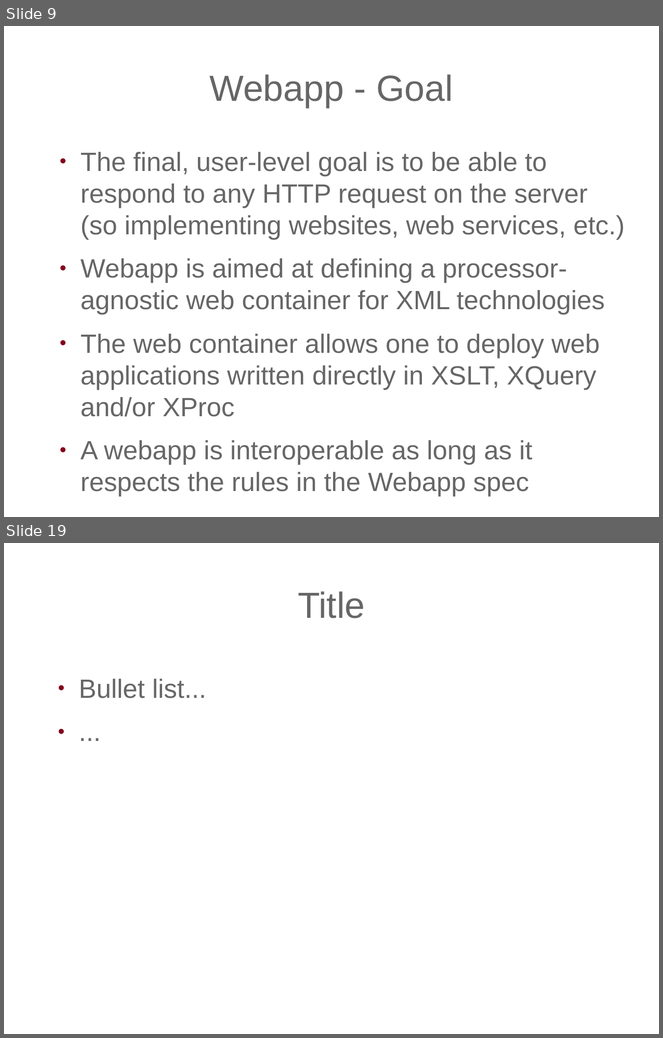
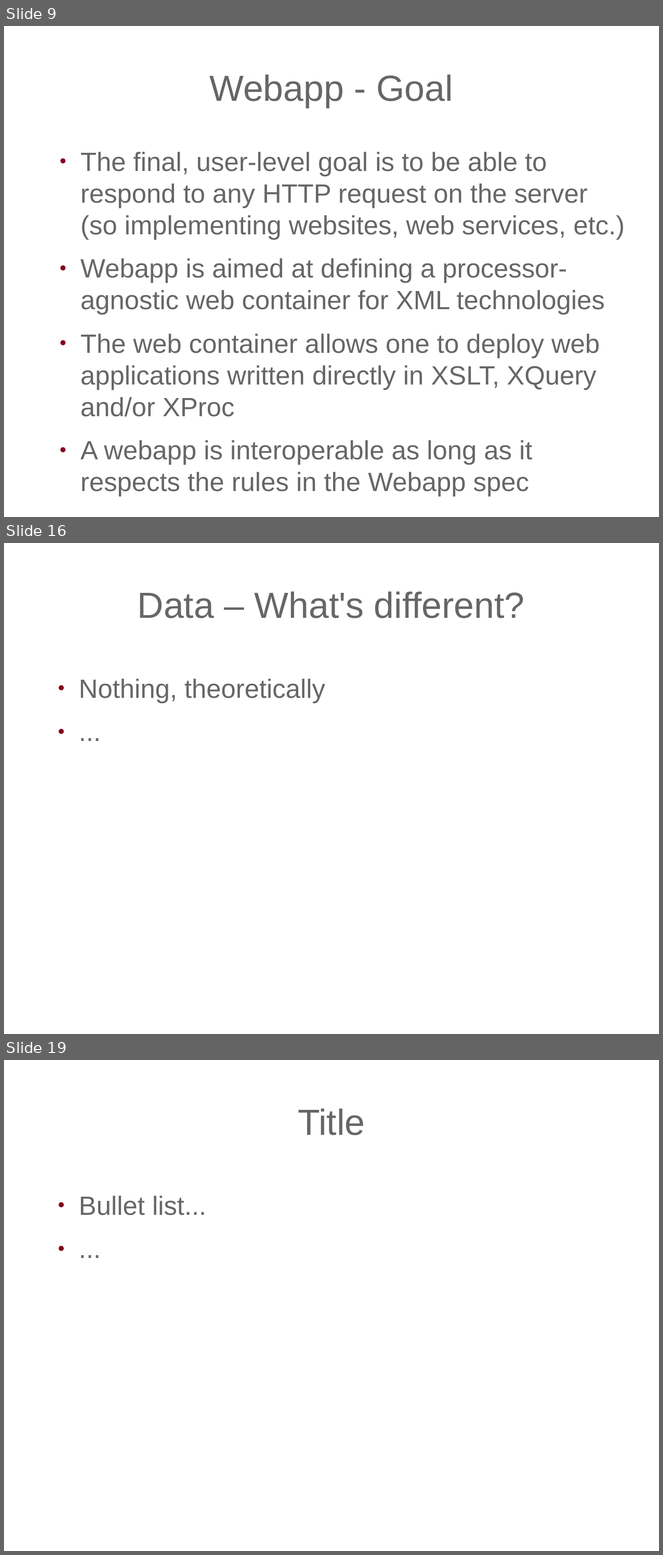
Before and after one commit to expath/expath-www, a slide deck: misc/2011-prague/presentation/fgeorges-servlex.odp. Shown one above the other, each under a label of ours: slides 9 and 19 before the commit, slides 9, 16 and 19 after it; the slides between them are not shown. The pictures are 663x1038 and 663x1555 pixels, drawn with LibreOffice and Linux fonts; fonts in the diff are those of the drawing; background and template pictures are left out. Boxes give left, top, right and bottom in pixels: in the first picture for what was removed or moved away, otherwise in the second. Text is boxed around its words. In the diff, an @@ line names an element or a change of style, - is before the commit and + after.

```diff
--- a/misc/2011-prague/presentation/fgeorges-servlex.odp
+++ b/misc/2011-prague/presentation/fgeorges-servlex.odp
@@ slide 16 added at <box>4,543,659,1034</box>, background picture (left out) @@
@@ title added at <box>138,591,525,618</box>, 44 pt, text #666666 @@
+Data – What's different?
@@ text added at <box>79,679,325,703</box>, 32 pt, text #666666 @@
+● Nothing, theoretically
+● ...
```
Also in this commit, not shown: 8 slides changed, 5 other slides added, 16 slides removed, 2 other files.
